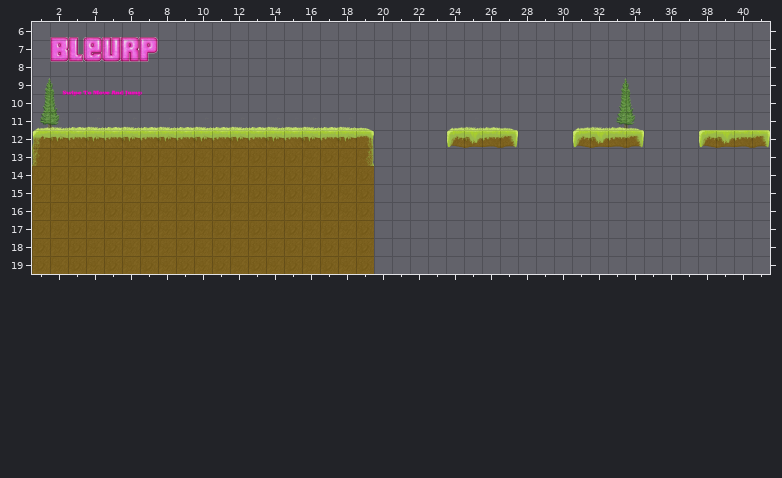
Two versions of a level (Tiled map, android/assets/level1.tmx). Above: the version before the commit.
Cells are 60x60 px. Shown: x 1..41, y 6..19.
Once edited:
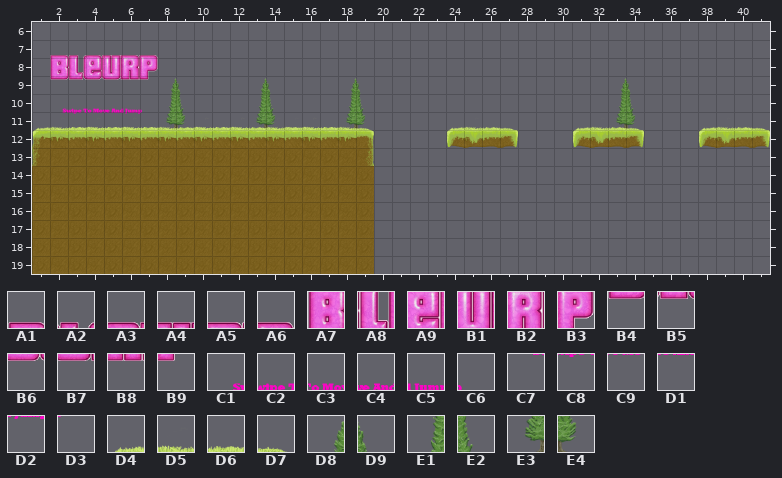
Key: from "Tiles2": A1 0, A2 1, A3 2, A4 3, A5 4, A6 5, A7 6, A8 7, A9 8, B1 9, B2 10, B3 11, B4 12, B5 13, B6 14, B7 15, B8 16, B9 17, C1 18, C2 19, C3 20, C4 21, C5 22, C6 23, C7 24, C8 25, C9 26, D1 27, D2 28, D3 29; from "Tileset": D4 2, D5 3, D6 4, D7 5, D8 33, D9 34, E1 40, E2 41, E3 47, E4 48.
__ is an empty cell, .. an unchanged one.
What changed:
--- layer "Block"
@@ x 1..7 @@
- 6 .. A1 A2 A3 A4 A5 A6
- 7 .. A7 A8 A9 B1 B2 B3
- 8 .. B4 B5 B6 B7 B8 B9
- 9 D8 C1 C2 C3 C4 C5 C6
-10 E1 C7 C8 C9 D1 D2 D3
-11 E3 E4 __ __ __ __ ..
+ 6 .. __ __ __ __ __ __
+ 7 .. A1 A2 A3 A4 A5 A6
+ 8 .. A7 A8 A9 B1 B2 B3
+ 9 __ B4 B5 B6 B7 B8 B9
+10 __ C1 C2 C3 C4 C5 C6
+11 __ C7 C8 C9 D1 D2 ..
--- layer "Trees"
@@ x 1..19 @@
- 9 D8 D9 .. .. .. .. .. __ __ .. .. .. __ __ .. .. .. __ __
-10 E1 E2 .. .. .. .. .. __ __ .. .. .. __ __ .. .. .. __ __
-11 E3 E4 .. .. .. .. .. D5 D6 .. .. .. D6 D5 .. .. .. D5 D7
+ 9 __ __ .. .. .. .. .. D8 D9 .. .. .. D8 D9 .. .. .. D8 D9
+10 __ __ .. .. .. .. .. E1 E2 .. .. .. E1 E2 .. .. .. E1 E2
+11 __ __ .. .. .. .. .. E3 E4 .. .. .. E3 E4 .. .. .. E3 E4
--- layer "grass"
@@ x 38..41 @@
-11 __ __ __ __
+11 D4 D5 D6 D7
Boxes around the changes in both pictures, in picture pixels (x1, y1, x2, y2):
changed: (40, 37, 194, 129)
changed: (248, 78, 284, 129)
changed: (338, 78, 370, 130)
added: (701, 126, 766, 130)
